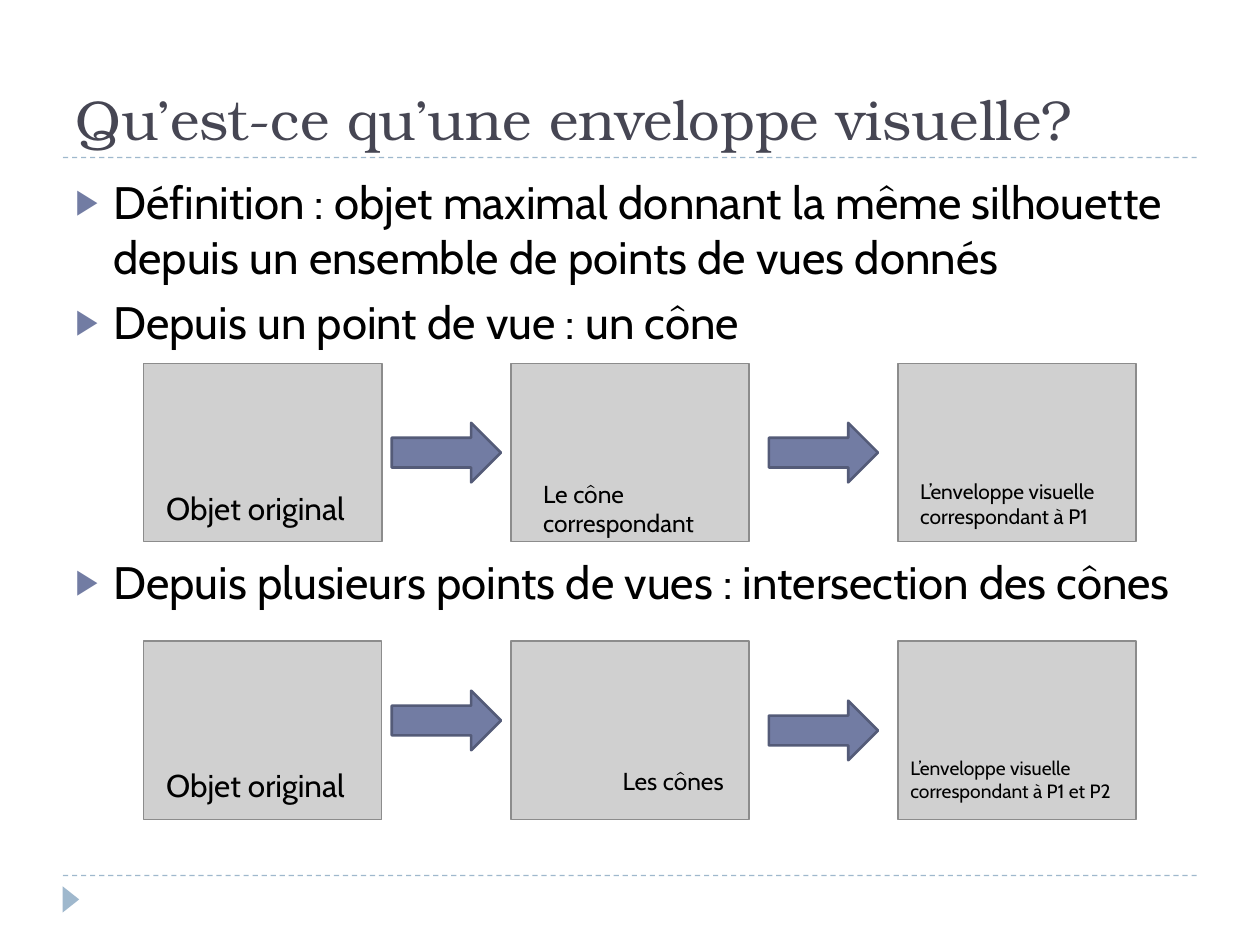
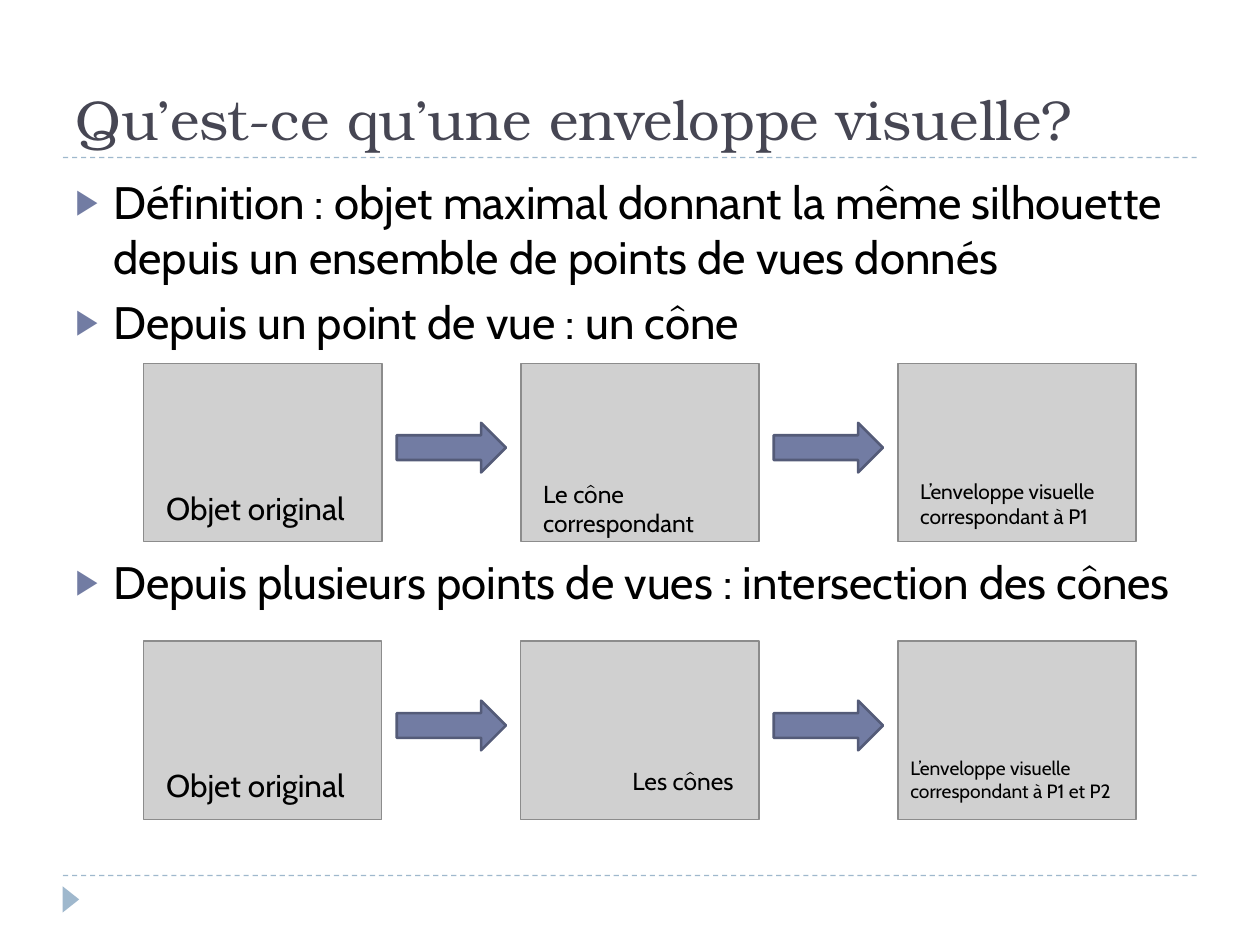
Before and after one commit to Involture/fuuusion, a slide deck: slide 4 of livrables/Oral/Presentation_Tim.pptx. Drawn at 1260x945 pixels with LibreOffice and Linux fonts; fonts in the diff are those of the drawing; grey boxes stand for pictures. Boxes give left, top, right and bottom in pixels: in the first picture for what was removed or moved away, otherwise in the second. Text is boxed around its words. In the diff, an @@ line names an element or a change of style, - is before the commit and + after.

```diff
--- a/livrables/Oral/Presentation_Tim.pptx
+++ b/livrables/Oral/Presentation_Tim.pptx
@@ right arrow: place and size @@
-right arrow at [392,423,501,483]
+right arrow at [397,423,507,472]
@@ right arrow: place and size @@
-right arrow at [769,423,878,483]
+right arrow at [774,423,883,472]
@@ right arrow: place and size @@
-right arrow at [392,690,501,750]
+right arrow at [397,701,507,750]
@@ right arrow: place and size @@
-right arrow at [769,701,878,760]
+right arrow at [774,701,883,750]
@@ 2 pictures, 1 text: place and size @@
-2 pictures, 1 text at [512,363,750,820]
+2 pictures, 1 text at [520,363,759,820]
```
Also in this commit, not shown: 3 other slides changed, 8 other files.
